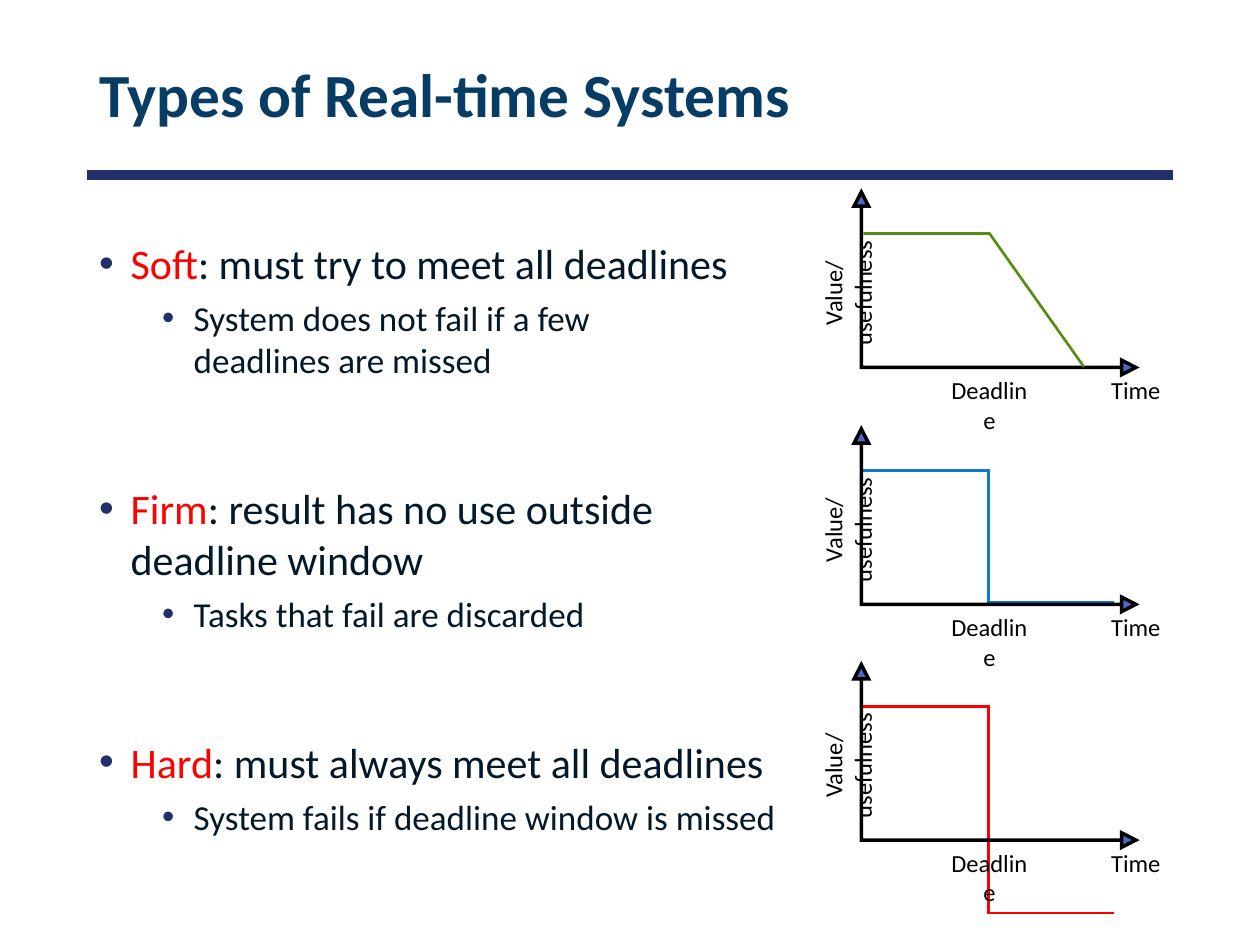
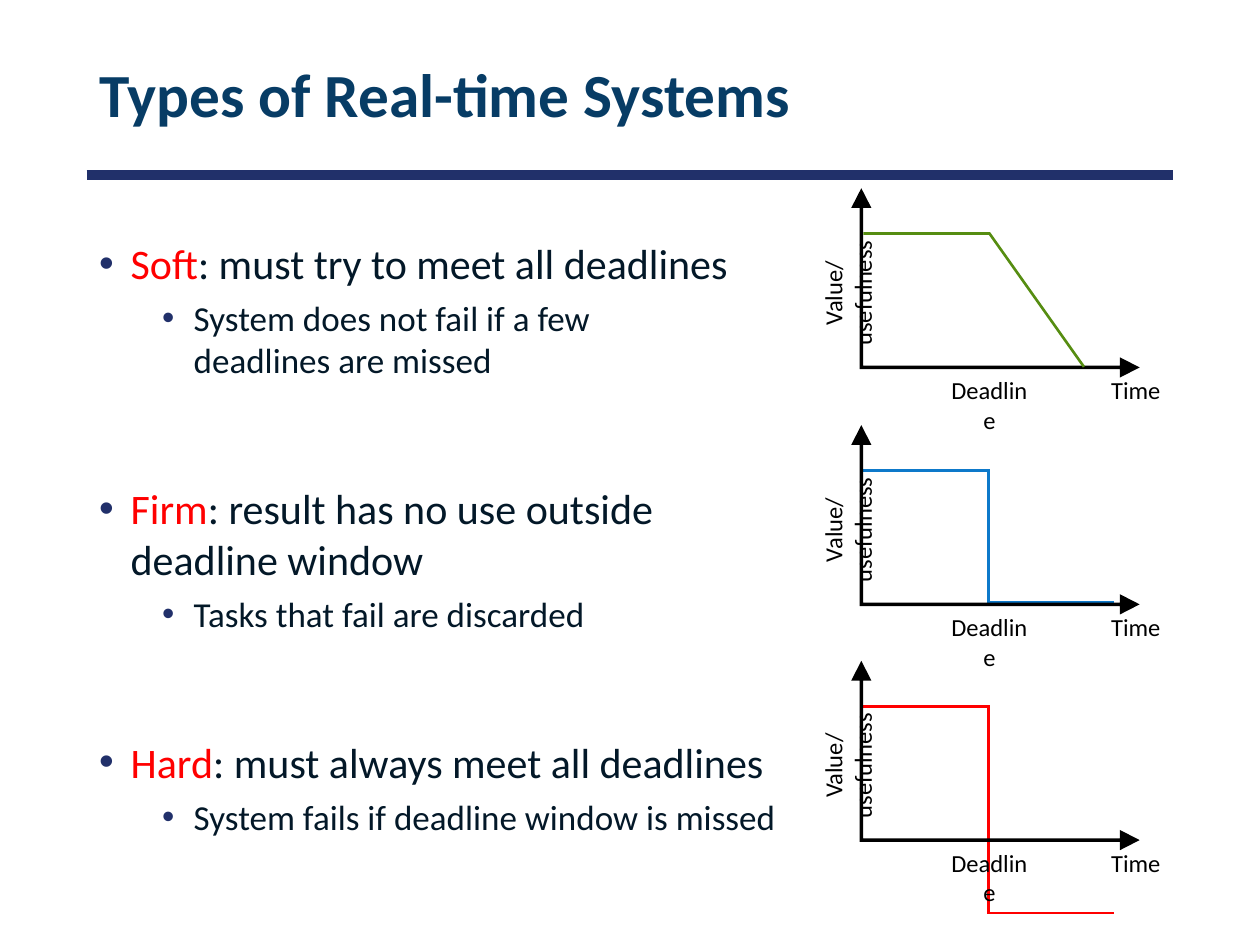
Before and after one commit to smajidzahedi/ECE350, a slide deck: slide 5 of 06-realtime.pptx. Drawn at 1260x945 pixels with LibreOffice and Linux fonts; fonts in the diff are those of the drawing. Boxes give left, top, right and bottom in pixels: in the first picture for what was removed or moved away, otherwise in the second. Text is boxed around its words. In the diff, an @@ line names an element or a change of style, - is before the commit and + after.

```diff
--- a/06-realtime.pptx
+++ b/06-realtime.pptx
@@ fill #4E67C8 to #000000 in 3 elements at (x1=854, y1=428, x2=1137, y2=611), (x1=854, y1=192, x2=1137, y2=374), (x1=854, y1=665, x2=1137, y2=848) @@
```
Also in this commit, not shown: 1 other file.
